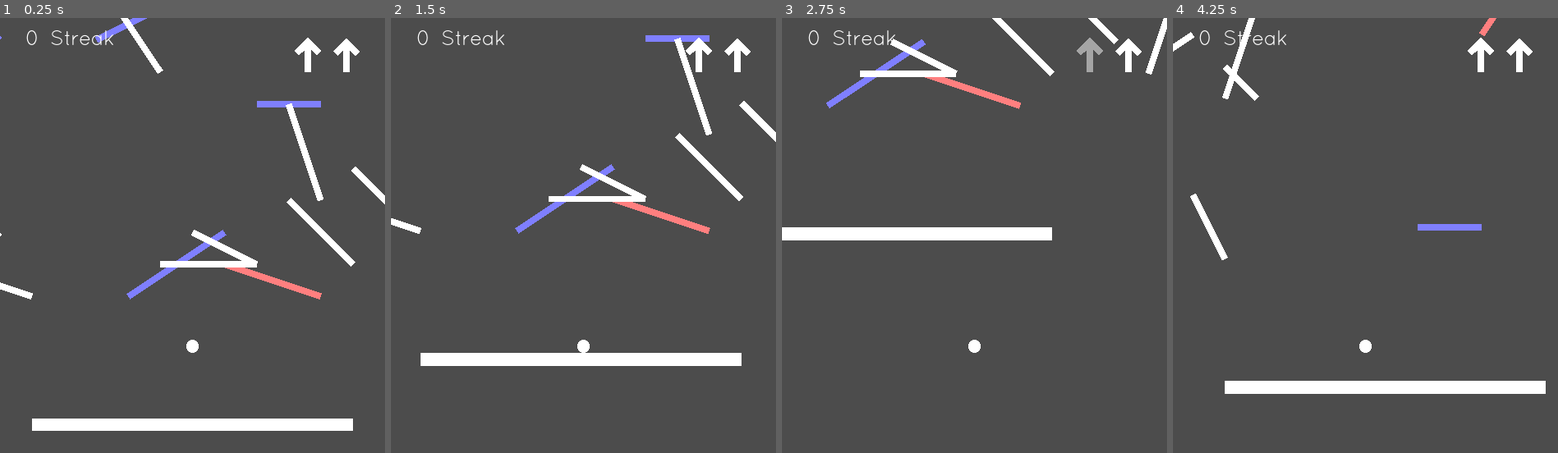
Above: before the commit, frames 1-4 (left to right).
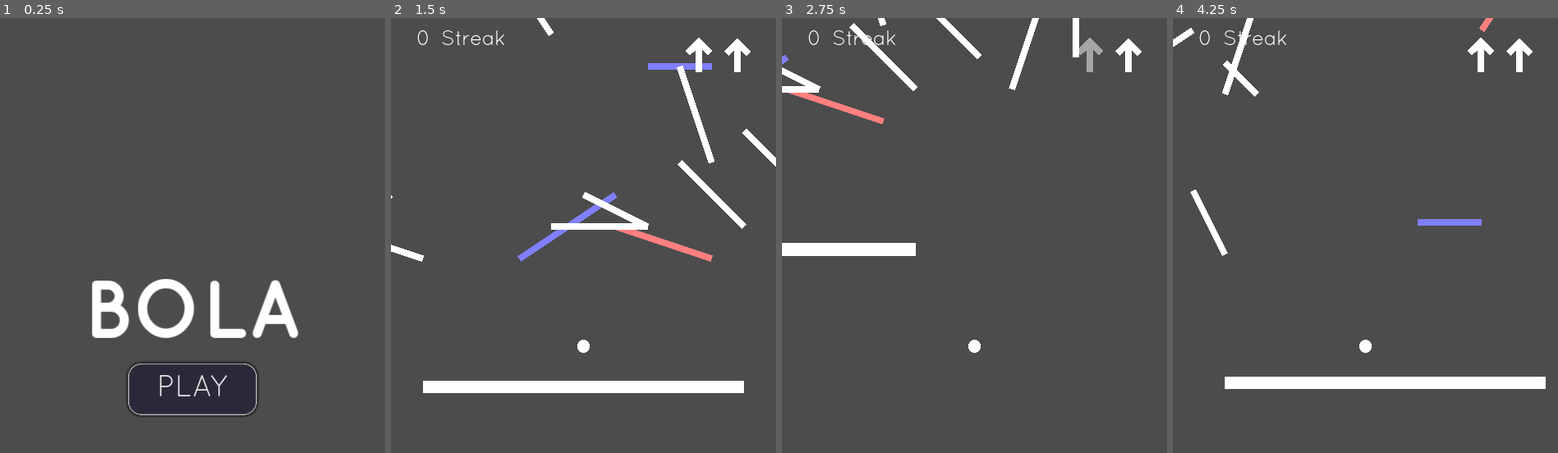
Above: after the commit, the same moments.

Repository: manglemix/Bola
Game: Godot game, scene res://levels/main_menu.tscn
Same seed, same stepped clock (60 frames per second), same inputs: the game is played once before the commit and once after it.
Inputs (mouse positions are in pixels of both pictures, inside the frame that each line leads up to):
- Up to frame 1 (0.25 s): no input
- Up to frame 2 (1.5 s): click (583, 387) at 0.5 s, where only the run after the commit has a clickable "PLAY"; move the mouse to (668, 313) at 1.27 s
- Up to frame 3 (2.75 s): click (1059, 313) at 1.52 s; move the mouse to (897, 379) at 2.02 s; click (897, 379) at 2.27 s
- Up to frame 4 (4.25 s): move the mouse to (1404, 200) at 2.77 s; move the mouse to (outside the picture) at 3.52 s; click (outside the picture) at 3.77 s

The runs differ from the first frame. In frame 1, 13% of the frame differs, in the area x 0-100%, y 0-95%; in frame 2, 10%; in frame 3, 6.7%; in frame 4, 2.7%.

Commit message:
changed menu

Diff:
--- a/levels/main.tscn
+++ b/levels/main.tscn
@@ -99,7 +99,6 @@
 position = Vector2( 0, -2500 )
 script = SubResource( 6 )
 _target_node_path = NodePath("../Player")
-grav_coeff = null
 
 [node name="CanvasLayer" type="CanvasLayer" parent="."]
 
--- a/levels/main_menu.tscn
+++ b/levels/main_menu.tscn
@@ -1,15 +1,10 @@
-[gd_scene load_steps=2 format=2]
+[gd_scene load_steps=11 format=2]
+
+[ext_resource path="res://Quicksand_Book.otf" type="DynamicFontData" id=1]
+[ext_resource path="res://Quicksand_Bold.otf" type="DynamicFontData" id=2]
 
 [sub_resource type="GDScript" id=3]
 script/source = "extends Node2D
-
-
-func _ready():
-#	Replays.load_replay(\"replay22.log\")
-	new_game(null)
-	return
-	if not GameState.save_exists():
-		get_node(\"Continue\").queue_free()
 
 
 func _input(event):
@@ -22,20 +17,60 @@
 		_go_back()
 
 
-func new_game(_body):
+func _go_back():
+	if OS.has_feature(\"NoExit\"): return
+	get_tree().quit()
+"
+
+[sub_resource type="DynamicFont" id=4]
+size = 128
+use_filter = true
+font_data = ExtResource( 2 )
+
+[sub_resource type="Theme" id=5]
+default_font = SubResource( 4 )
+
+[sub_resource type="DynamicFont" id=6]
+size = 48
+font_data = ExtResource( 1 )
+
+[sub_resource type="Theme" id=7]
+default_font = SubResource( 6 )
+
+[sub_resource type="StyleBoxFlat" id=9]
+bg_color = Color( 0.161, 0.161, 0.23, 1 )
+border_width_left = 2
+border_width_top = 2
+border_width_right = 2
+border_width_bottom = 2
+border_blend = true
+corner_radius_top_left = 20
+corner_radius_top_right = 20
+corner_radius_bottom_right = 20
+corner_radius_bottom_left = 20
+shadow_size = 5
+
+[sub_resource type="StyleBoxFlat" id=10]
+bg_color = Color( 0.137255, 0.152941, 0.2, 1 )
+border_width_left = 2
+border_width_top = 2
+border_width_right = 2
+border_width_bottom = 2
+border_blend = true
+corner_radius_top_left = 20
+corner_radius_top_right = 20
+corner_radius_bottom_right = 20
+corner_radius_bottom_left = 20
+shadow_size = 8
+
+[sub_resource type="GDScript" id=8]
+script/source = "extends Button
+
+
+func _on_Play_pressed():
 	GameState.started = true
 	get_tree().change_scene(\"res://levels/main.tscn\")
 	get_tree().connect(\"idle_frame\", Replays, \"reset\", [], CONNECT_ONESHOT)
-
-
-func continue_game(body):
-	GameState.try_load_save()
-	new_game(body)
-
-
-func _go_back():
-	if OS.has_feature(\"NoExit\"): return
-	get_tree().quit()
 "
 
 [node name="Node2D" type="Node2D"]
@@ -46,3 +81,54 @@
 [node name="VBoxContainer" type="VBoxContainer" parent="CanvasLayer"]
 anchor_right = 1.0
 anchor_bottom = 1.0
+alignment = 1
+
+[node name="Label" type="Label" parent="CanvasLayer/VBoxContainer"]
+margin_top = 404.0
+margin_right = 600.0
+margin_bottom = 522.0
+theme = SubResource( 5 )
+text = "BOLA"
+align = 1
+
+[node name="Control" type="Control" parent="CanvasLayer/VBoxContainer"]
+margin_top = 526.0
+margin_right = 600.0
+margin_bottom = 536.0
+rect_min_size = Vector2( 0, 10 )
+
+[node name="Play" type="Button" parent="CanvasLayer/VBoxContainer"]
+margin_left = 200.0
+margin_top = 540.0
+margin_right = 400.0
+margin_bottom = 620.0
+rect_min_size = Vector2( 200, 80 )
+focus_mode = 0
+size_flags_horizontal = 4
+theme = SubResource( 7 )
+custom_colors/font_color_pressed = Color( 0.46, 0.46, 0.46, 1 )
+custom_styles/hover = SubResource( 9 )
+custom_styles/pressed = SubResource( 10 )
+custom_styles/normal = SubResource( 9 )
+text = "PLAY"
+script = SubResource( 8 )
+
+[node name="Control2" type="Control" parent="CanvasLayer/VBoxContainer"]
+visible = false
+margin_top = 567.0
+margin_right = 600.0
+margin_bottom = 577.0
+rect_min_size = Vector2( 0, 10 )
+
+[node name="Play2" type="Button" parent="CanvasLayer/VBoxContainer"]
+visible = false
+margin_left = 250.0
+margin_top = 559.0
+margin_right = 350.0
+margin_bottom = 599.0
+rect_min_size = Vector2( 100, 40 )
+size_flags_horizontal = 4
+theme = SubResource( 7 )
+text = "PLAY"
+
+[connection signal="pressed" from="CanvasLayer/VBoxContainer/Play" to="CanvasLayer/VBoxContainer/Play" method="_on_Play_pressed"]
Binary file added: Quicksand_Bold.otf
